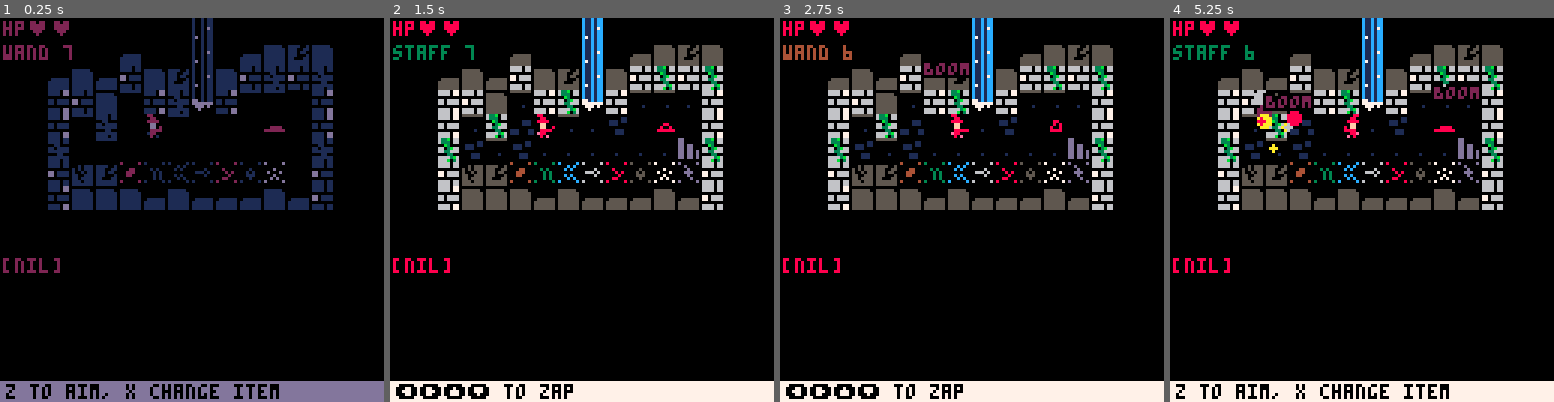
Above: before the commit, frames 1-4 (left to right).
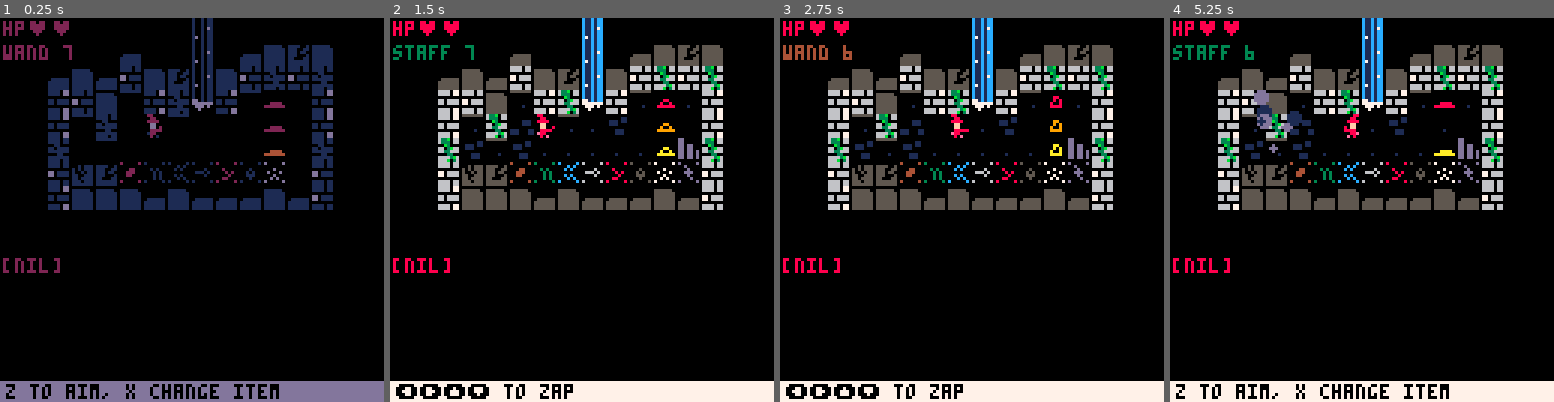
Above: after the commit, the same moments.

Repository: DanBrooker/octarine-7drl
Game: PICO-8 cartridge octarine.p8
The game is run twice, just before and just after one commit, with the same random seed, the same clock (stepped at 60 frames per second) and the same inputs.
Inputs:
- Up to frame 1 (0.25 s): no input
- Up to frame 2 (1.5 s): tap X (X key) at 0.33, 1.07 s; tap O (Z key) at 0.7 s
- Up to frame 3 (2.75 s): hold Right 1.6-2.1 s; tap O (Z key) at 1.7, 2.1, 2.5 s; tap X (X key) at 1.85 s; hold Up 2.15-2.42 s; hold Right from 2.47 s (still down)
- Up to frame 4 (5.25 s): tap O (Z key) every 0.4 s from 2.9 to 4.9 s; tap X (X key) at 2.97, 4.08, 5.2 s; release Right at 3.03 s; hold Left 3.08-3.58 s; hold Down 3.63-3.97 s; hold Right 4.02-4.68 s; hold Up 4.73-5.03 s; hold Left from 5.08 s (still down)

The runs differ from the first frame. In frame 1, 0.2% of the frame differs, in the area x 68-75%, y 18-36%; in frame 2, 0.2%; in frame 3, 0.6%; in frame 4, 1.4%, in the area x 21-81%, y 17-36%.

Commit message:
damage effect

Diff:
--- a/octarine.p8
+++ b/octarine.p8
@@ -51,7 +51,7 @@
  debug={}
  entities={}
  particles={}
- palettes={ex={2,5,6,8,9,10}}
+ palettes={earth={4,5,6}, nature={3,11}, water={1,12,13}, wind={6,7}, fire={8,9,10}, dark={2,5}, light={6,7}, octarine={1,2,3,4,5,6,7,8,9,10,11,12,13,14,15}}
 
  startgame()
 end
@@ -123,7 +123,9 @@
 
  enemies={}
  player=entity_create(6,4, 48, 8)
- add(enemies, entity_create(11,4, 51, 8))
+ add(enemies, entity_create(11,3, 51, 8))
+ add(enemies, entity_create(11,4, 51, 9))
+ add(enemies, entity_create(11,5, 51, 10))
  p_t=0
 
  -- wind={}
@@ -309,8 +311,20 @@
  aiming = false
  charges[item] -= 1
  hx, hy = throwtile(dir[1], dir[2])
- addfloat('BOOM', hx * 8, hy * 8, 2)
- explosion(hx * 8 + 4, hy * 8 + 4, 2)
+ explosion(hx * 8 + 4, hy * 8 + 4, 2, palettes[ magics[stored[item]] ])
+
+ local hit = entity_at(hx, hy)
+ if (hit) dmg(hit, 1)
+end
+
+function dmg(entity, amount)
+ addfloat('-'..amount, entity.x * 8, entity.y * 8, 2)
+ entity.hp -= amount
+ entity.flash = 10
+
+ if entity.hp <= 0 then
+  del(entities, entity)
+ end
 end
 
 function throwtile(dx, dy)
@@ -411,9 +425,9 @@
  create_part(x,y,rnd(1)-0.5,rnd(0.5)-1,0,rnd(30)+10,rnd(4)+2,5)
 end
 
-function explosion(x,y,sz)
+function explosion(x, y, sz, palette)
  for i=1,sz*4 do
-  create_part(x,y,(rnd(16)-8)*sz/16,(rnd(16)-8)*sz/16,0,rnd(30)+10,rnd(sz)+3,palettes.ex[flr(rnd(#palettes.ex)+1)])
+  create_part(x,y,(rnd(16)-8)*sz/16,(rnd(16)-8)*sz/16,0,rnd(30)+10,rnd(sz)+3,palette[flr(rnd(#palette)+1)])
  end
  shake=sz/3
 end
